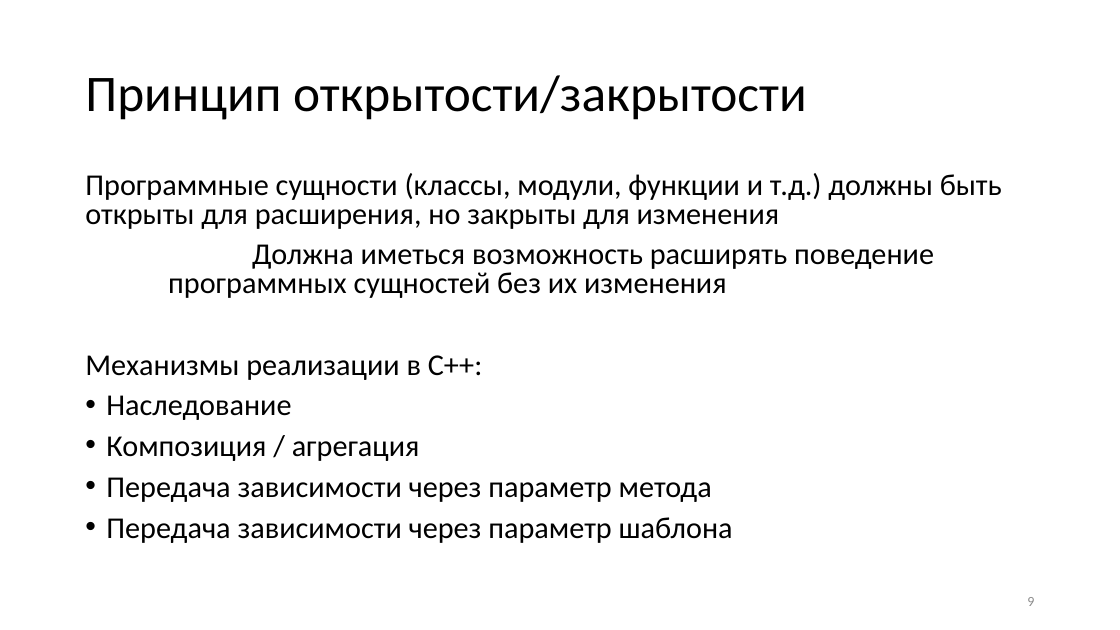
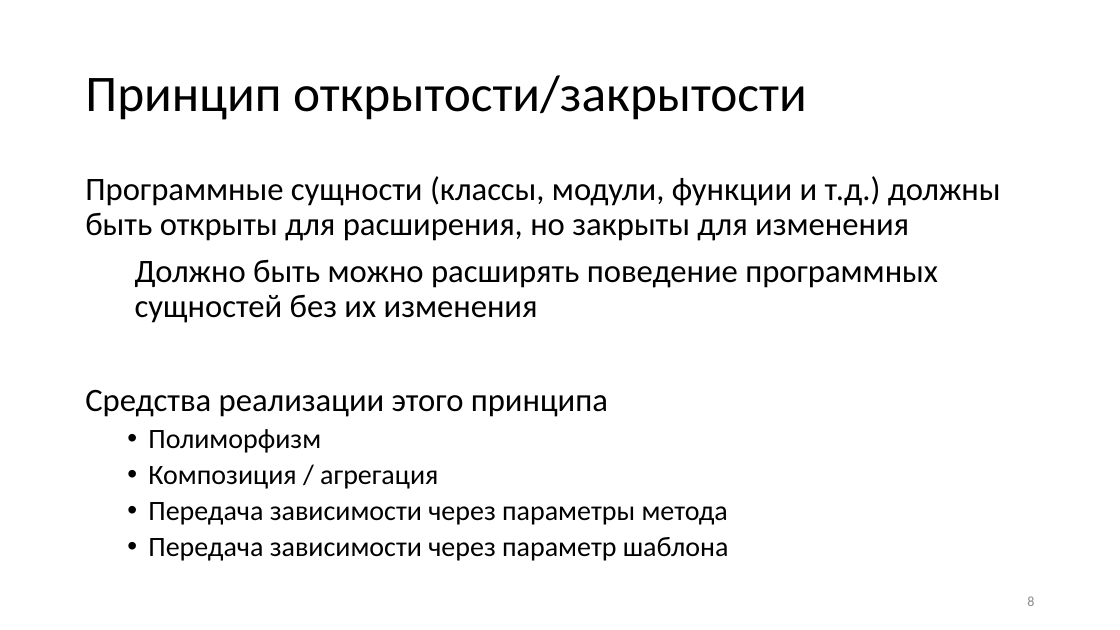
Before and after one commit to alexey-malov/ood, a slide deck: slide 8 of lectures/18.solid/Принципы SOLID.pptx (slide 9 before the commit). Drawn at 1120x630 pixels with LibreOffice and Linux fonts; fonts in the diff are those of the drawing. Boxes give left, top, right and bottom in pixels: in the first picture for what was removed or moved away, otherwise in the second. Text is boxed around its words. In the diff, an @@ line names an element or a change of style, - is before the commit and + after.

```diff
--- a/lectures/18.solid/Принципы SOLID.pptx
+++ b/lectures/18.solid/Принципы SOLID.pptx
@@ text at (85, 176, 1001, 561): size 25.9 to 28 pt in "Программные сущности (классы, модули, функции и т.д.) ..."; size 25.9 to 24 pt in "Композиция / агрегация", "Передача зависимости через параметр шаблона"; line spacing 0.8 to 0.9; list level 1 to 2 in "Композиция / агрегация"; list level 1 to 2 in "Передача зависимости через параметр шаблона" @@
@@ text at (85, 259, 938, 453): text changed; size 25.9 to 28 pt @@
-Должна иметься возможность расширять поведение программных сущностей без их изменения
-Механизмы реализации в С++:
-• Наследование
+Должно быть можно расширять поведение программных сущностей без их изменения
+Средства реализации этого принципа
+  • Полиморфизм
@@ text at (148, 502, 728, 525): text changed; size 25.9 to 24 pt @@
-• Передача зависимости через параметр метода
+  • Передача зависимости через параметры метода
@@ page number at (1027, 596, 1034, 606): text changed @@
-9
+8
```
Also in this commit, not shown: 10 other slides changed, 1 slide added, 2 slides removed, 14 other files.
